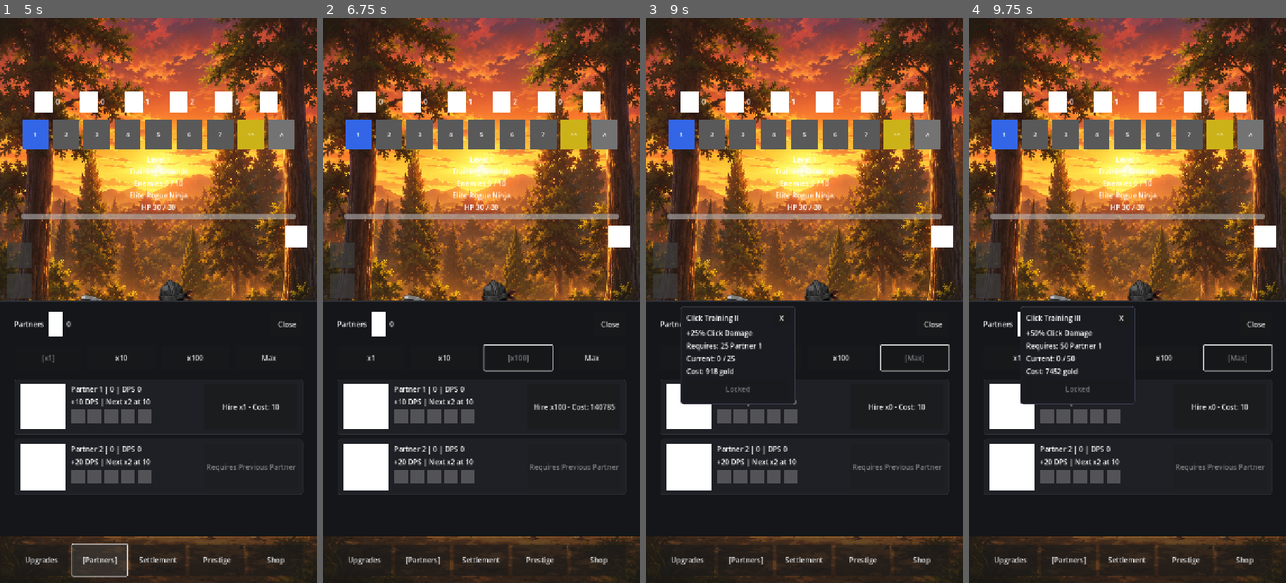
Above: before the commit, frames 1-4 (left to right).
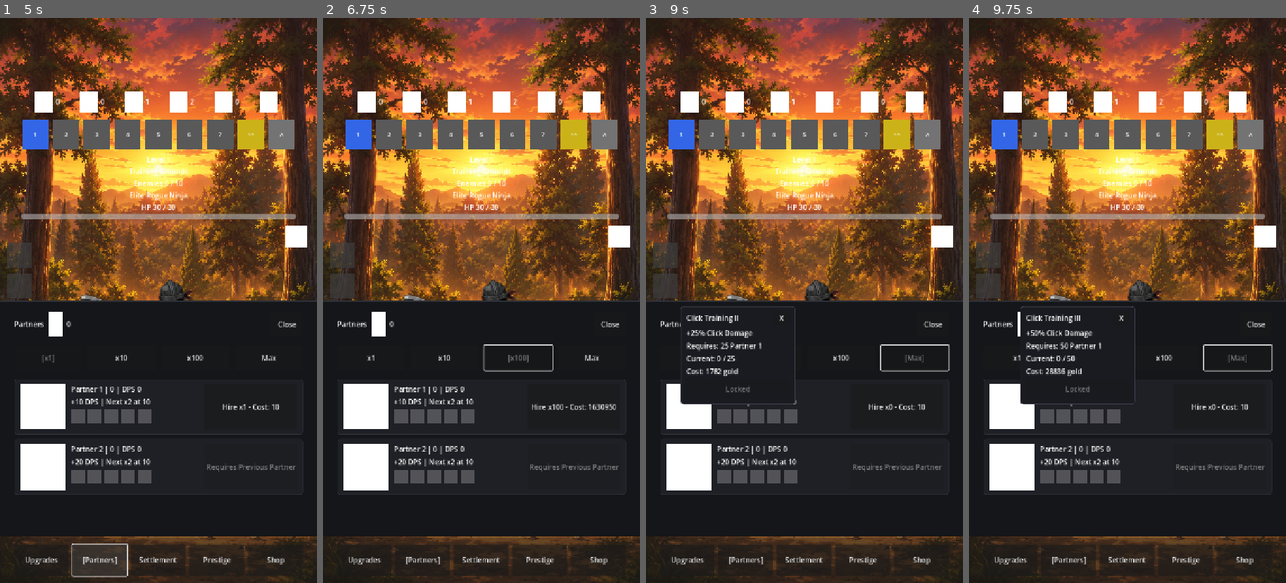
Above: after the commit, the same moments.

Repository: StanisRyz/naruto-clicker
Game: Godot game, scene res://scenes/main/Main.tscn
The game is run twice, just before and just after one commit, with the same random seed, the same clock (stepped at 60 frames per second) and the same inputs.
Inputs (mouse positions are in pixels of both pictures, inside the frame that each line leads up to):
- Up to frame 1 (5 s): click "1" at 0.5 s; click ">>" at 1.25 s; click "A" at 2 s; click (294, 238) at 2.75 s; click "Upgrades" at 3.5 s; click "Partners" at 4.25 s
- Up to frame 2 (6.75 s): click "x10" at 5 s; click "x1" at 5.75 s; click "x100" at 6.5 s
- Up to frame 3 (9 s): click "Max" at 7.25 s; click (725, 419) at 8.02 s; click (741, 419) at 8.77 s
- Up to frame 4 (9.75 s): click (1079, 419) at 9.52 s

Frame 1 is identical in both runs. In frame 2, 0.2% of the frame differs, in the area x 66-93%, y 68-70%; in frame 3, less than 0.1%; in frame 4, less than 0.1%.

Commit message:
Rebalance early progression after playtest
Apply the first balance correction based on a real 5-minute playtest.

Changes include:
- Sharply reduce task reward scales so tasks no longer dominate income.
- Increase enemy HP growth to slow runaway level progression.
- Increase boss HP and reward multipliers to make bosses meaningful checkpoints.
- Increase hero and partner cost growth to slow early power snowball.
- Keep abilities, combo, shop, prestige, save format, UI layout, and mechanics unchanged pending further testing.

Diff:
--- a/scripts/game/BalanceConfig.gd
+++ b/scripts/game/BalanceConfig.gd
@@ -36,9 +36,9 @@
 # --- Hero cost — segmented adaptive exponential ---
 # cost(L→L+1) = HERO_BASE_COST * growth^(L-1), segment boundary applied continuously
 const HERO_BASE_COST: float = 5.0
-const HERO_COST_GROWTH_EARLY: float = 1.05   # levels 1–100
-const HERO_COST_GROWTH_MID: float = 1.10     # levels 101–500
-const HERO_COST_GROWTH_LATE: float = 1.15    # levels 501+
+const HERO_COST_GROWTH_EARLY: float = 1.08   # levels 1–100
+const HERO_COST_GROWTH_MID: float = 1.13     # levels 101–500
+const HERO_COST_GROWTH_LATE: float = 1.18    # levels 501+
 const HERO_COST_MID_START_LEVEL: int = 101
 const HERO_COST_LATE_START_LEVEL: int = 501
 
@@ -54,9 +54,9 @@
 
 # Segmented adaptive exponential cost by owned count:
 # cost(count) = base_cost * growth^count, boundary applied continuously
-const PARTNER_COST_GROWTH_EARLY: float = 1.07   # counts 0–99
-const PARTNER_COST_GROWTH_MID: float = 1.10     # counts 100–249
-const PARTNER_COST_GROWTH_LATE: float = 1.13    # counts 250+
+const PARTNER_COST_GROWTH_EARLY: float = 1.10   # counts 0–99
+const PARTNER_COST_GROWTH_MID: float = 1.13     # counts 100–249
+const PARTNER_COST_GROWTH_LATE: float = 1.16    # counts 250+
 const PARTNER_COST_MID_START_COUNT: int = 100
 const PARTNER_COST_LATE_START_COUNT: int = 250
 
@@ -128,7 +128,7 @@
 # reward(level) = ENEMY_REWARD_BASE * ENEMY_REWARD_GROWTH^(level-1)
 # HP grows faster than rewards to create increasing friction over time.
 const ENEMY_HP_BASE: float = 10.0
-const ENEMY_HP_GROWTH: float = 1.14
+const ENEMY_HP_GROWTH: float = 1.18
 
 const ENEMY_REWARD_BASE: float = 5.0
 const ENEMY_REWARD_GROWTH: float = 1.11
@@ -138,8 +138,8 @@
 const ELITE_REWARD_MULTIPLIER: int = 5
 
 # Softened from research (×10/×15) for first in-game pass; raise after manual testing.
-const BOSS_HP_MULTIPLIER: int = 8
-const BOSS_REWARD_MULTIPLIER: int = 10
+const BOSS_HP_MULTIPLIER: int = 20
+const BOSS_REWARD_MULTIPLIER: int = 15
 const BOSS_TIME_LIMIT: float = 30.0
 
 
--- a/scripts/game/config/TaskConfig.gd
+++ b/scripts/game/config/TaskConfig.gd
@@ -2,16 +2,16 @@
 extends RefCounted
 
 const TASK_DEFINITIONS: Array = [
-	{"id": "manual_damage_500", "title": "Deal 500 manual damage", "goal_type": "manual_damage_delta", "target_delta": 500, "reward_scale": 20},
-	{"id": "defeat_25_enemies", "title": "Defeat 25 enemies", "goal_type": "enemies_defeated_delta", "target_delta": 25, "reward_scale": 30},
-	{"id": "defeat_2_elites", "title": "Defeat 2 elite enemies", "goal_type": "elite_enemies_defeated_delta", "target_delta": 2, "reward_scale": 60},
-	{"id": "defeat_1_boss", "title": "Defeat 1 boss", "goal_type": "bosses_defeated_delta", "target_delta": 1, "reward_scale": 100},
-	{"id": "gain_10_hero_levels", "title": "Gain 10 Hero Levels", "goal_type": "hero_level_delta", "target_delta": 10, "reward_scale": 50},
-	{"id": "hire_10_partners", "title": "Hire 10 partners", "goal_type": "partners_total_delta", "target_delta": 10, "reward_scale": 70},
-	{"id": "build_5_buildings", "title": "Build 5 settlement buildings", "goal_type": "buildings_total_delta", "target_delta": 5, "reward_scale": 80},
-	{"id": "activate_autoclick_1", "title": "Activate Autoclick 1 time", "goal_type": "autoclick_activations_delta", "target_delta": 1, "reward_scale": 40},
-	{"id": "combo_empowered_1", "title": "Fill Combo Meter to 100%", "goal_type": "combo_empowered_delta", "target_delta": 1, "reward_scale": 90},
-	{"id": "gain_10_game_levels", "title": "Reach 10 more levels", "goal_type": "game_level_delta", "target_delta": 10, "reward_scale": 120},
+	{"id": "manual_damage_500", "title": "Deal 500 manual damage", "goal_type": "manual_damage_delta", "target_delta": 500, "reward_scale": 4},
+	{"id": "defeat_25_enemies", "title": "Defeat 25 enemies", "goal_type": "enemies_defeated_delta", "target_delta": 25, "reward_scale": 6},
+	{"id": "defeat_2_elites", "title": "Defeat 2 elite enemies", "goal_type": "elite_enemies_defeated_delta", "target_delta": 2, "reward_scale": 10},
+	{"id": "defeat_1_boss", "title": "Defeat 1 boss", "goal_type": "bosses_defeated_delta", "target_delta": 1, "reward_scale": 14},
+	{"id": "gain_10_hero_levels", "title": "Gain 10 Hero Levels", "goal_type": "hero_level_delta", "target_delta": 10, "reward_scale": 8},
+	{"id": "hire_10_partners", "title": "Hire 10 partners", "goal_type": "partners_total_delta", "target_delta": 10, "reward_scale": 10},
+	{"id": "build_5_buildings", "title": "Build 5 settlement buildings", "goal_type": "buildings_total_delta", "target_delta": 5, "reward_scale": 12},
+	{"id": "activate_autoclick_1", "title": "Activate Autoclick 1 time", "goal_type": "autoclick_activations_delta", "target_delta": 1, "reward_scale": 8},
+	{"id": "combo_empowered_1", "title": "Fill Combo Meter to 100%", "goal_type": "combo_empowered_delta", "target_delta": 1, "reward_scale": 12},
+	{"id": "gain_10_game_levels", "title": "Reach 10 more levels", "goal_type": "game_level_delta", "target_delta": 10, "reward_scale": 16},
 ]
 
 
Not shown, changed: docs/BALANCE.md
Not shown, changed: docs/BALANCE_PLAYTEST.md
